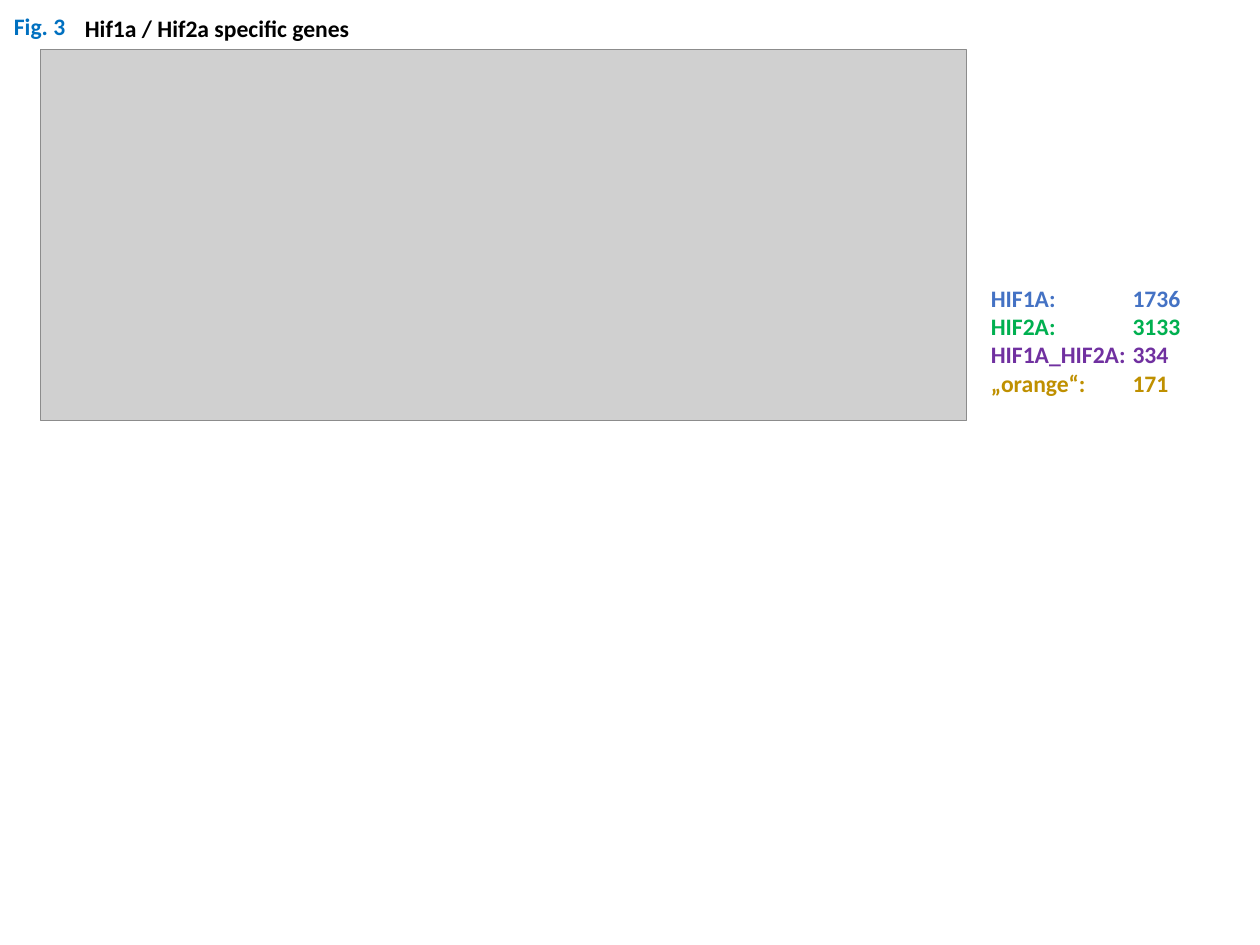
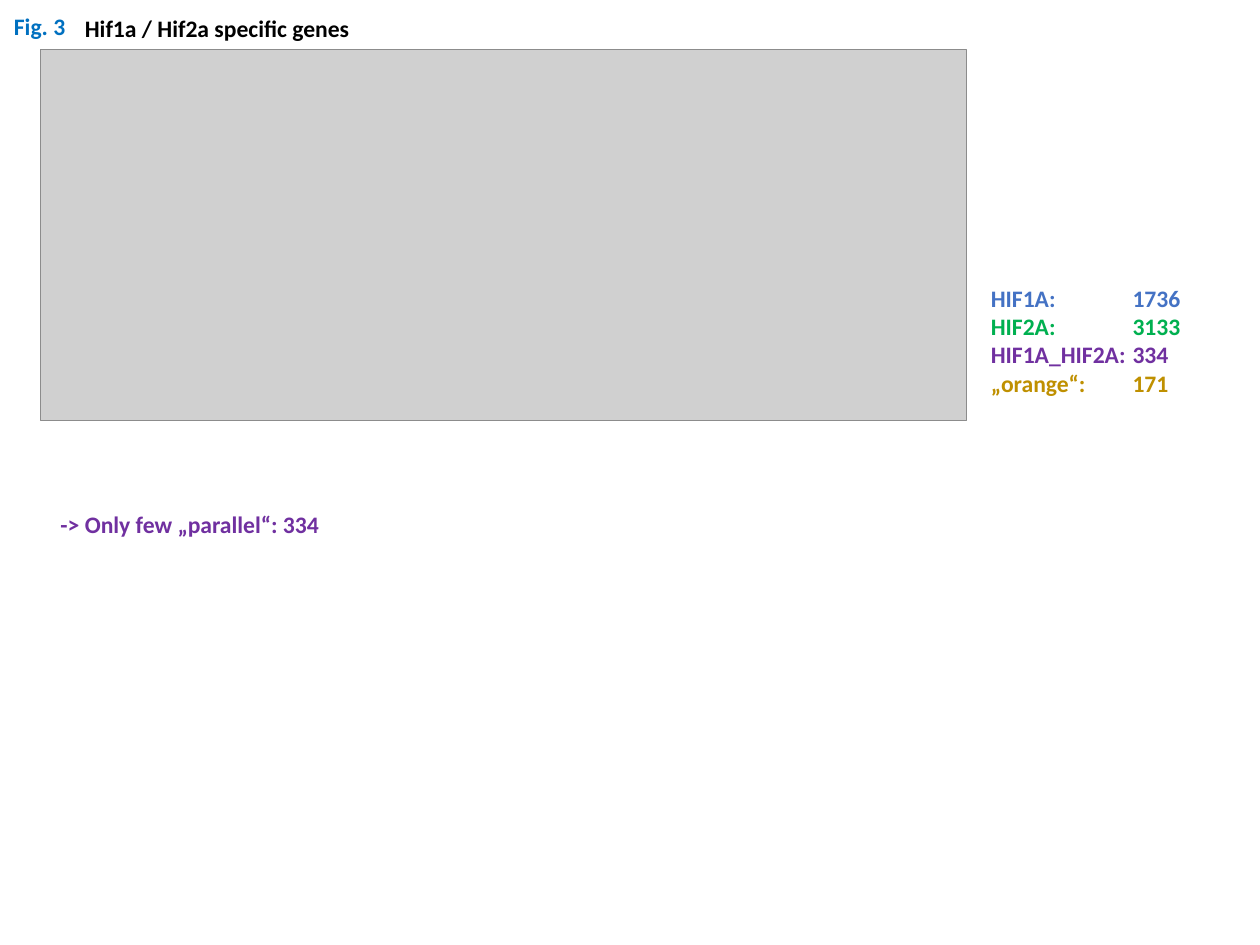
Before and after one commit to DNAborn/RNAseq_Kelly_Hx, a slide deck: slide 5 of 4_manuscript/Figures.pptx. Drawn at 1260x945 pixels with LibreOffice and Linux fonts; fonts in the diff are those of the drawing; grey boxes stand for pictures. Boxes give left, top, right and bottom in pixels: in the first picture for what was removed or moved away, otherwise in the second. Text is boxed around its words. In the diff, an @@ line names an element or a change of style, - is before the commit and + after.

```diff
--- a/4_manuscript/Figures.pptx
+++ b/4_manuscript/Figures.pptx
@@ text added at [85,515,319,537], 18 pt, text #7030A0, bold @@
+-> Only few „parallel“: 334
```
Also in this commit, not shown: 3 slides added, 15 other files.
